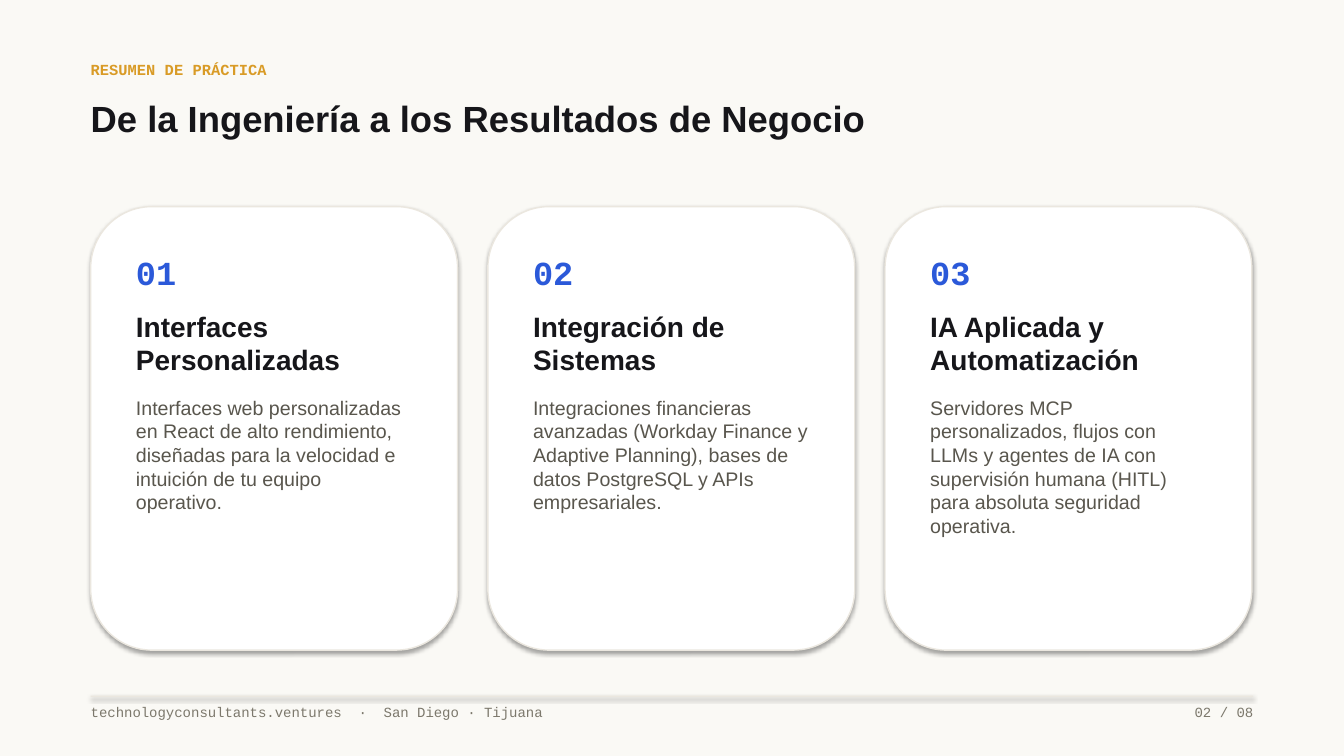
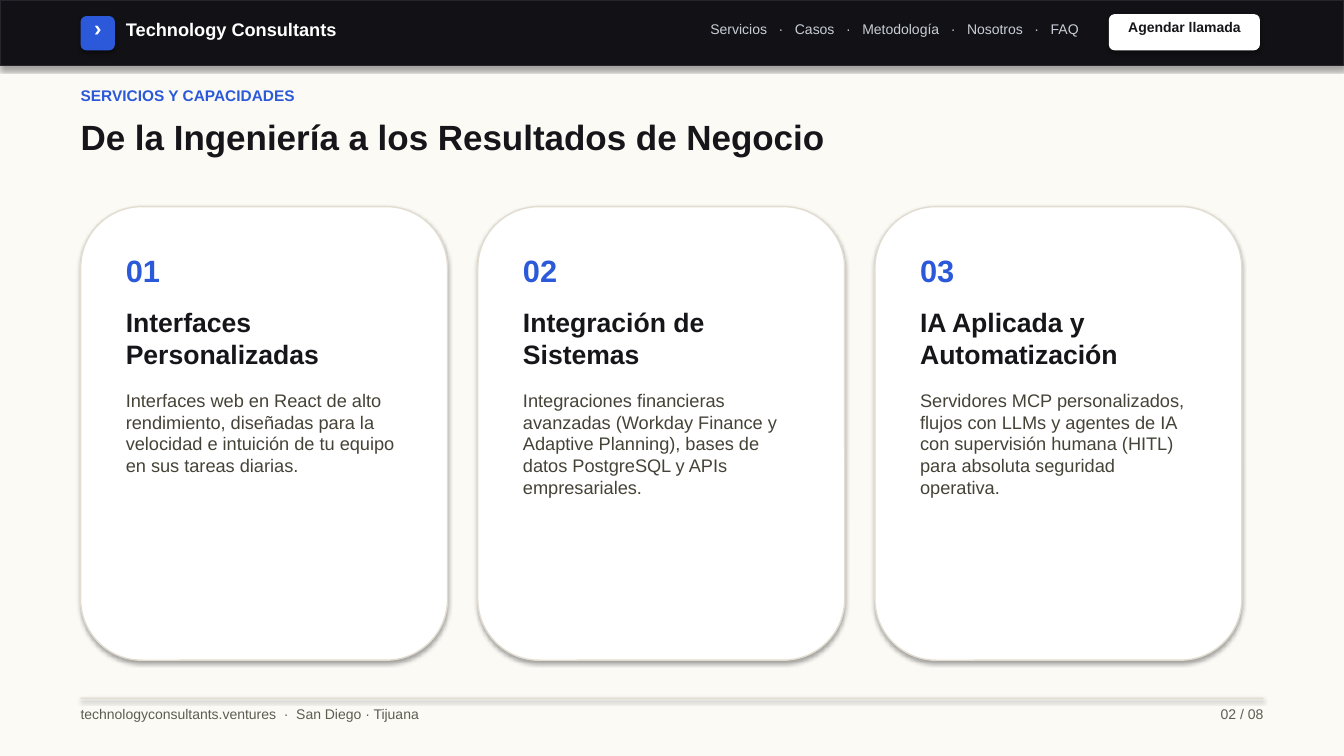
Before and after one commit to rguido198/TechnologyConsultantsVentures, a slide deck: slide 2 of Technology_Consultants_A_Quien_Enviarme_MX.pptx. Drawn at 1344x756 pixels with LibreOffice and Linux fonts; fonts in the diff are those of the drawing. Boxes give left, top, right and bottom in pixels: in the first picture for what was removed or moved away, otherwise in the second. Text is boxed around its words. In the diff, an @@ line names an element or a change of style, - is before the commit and + after.

Commit message:
Update design.md and rebuild PowerPoint decks with Helvetica Neue system sans typography, web navigation mockup, and clean modern software brand styling

```diff
--- a/Technology_Consultants_A_Quien_Enviarme_MX.pptx
+++ b/Technology_Consultants_A_Quien_Enviarme_MX.pptx
@@ background #FAF9F5 to #FBFAF5 @@
@@ rectangle added at bbox=[0, 0, 1344, 66], fill #121216, outline #26262C 1 pt @@
@@ rounded rectangle added at bbox=[81, 16, 115, 50], fill #2B59D9 @@
@@ text added at bbox=[81, 14, 115, 48], 16 pt, text #FFFFFF, bold @@
+›
@@ text added at bbox=[126, 22, 337, 40], 13 pt, text #FFFFFF, bold @@
+Technology Consultants
@@ text added at bbox=[710, 23, 1079, 37], 10 pt, text #C8CDD7 @@
+Servicios · Casos · Metodología · Nosotros · FAQ
@@ rounded rectangle added at bbox=[1109, 14, 1260, 50], fill #FFFFFF @@
@@ text added at bbox=[1128, 22, 1241, 35], 10 pt, text #16161A, bold @@
+Agendar llamada
@@ text removed at bbox=[91, 64, 267, 75] @@
-RESUMEN DE PRÁCTICA
@@ text "De la Ingeniería a los ...": place and size @@
-text "De la Ingeniería a los ..." at bbox=[91, 105, 864, 139]
+text "De la Ingeniería a los ..." at bbox=[81, 124, 824, 157]
@@ text "De la Ingeniería a los ..." at bbox=[81, 124, 824, 157]: size 26 to 25 pt @@
@@ text added at bbox=[81, 90, 295, 101], 11 pt, text #2B59D9, bold @@
+SERVICIOS Y CAPACIDADES
@@ outline #EBE7DF 1 pt to #E2DDD0 1 pt in 3 elements at bbox=[478, 207, 845, 660], bbox=[875, 207, 1242, 660], bbox=[81, 207, 448, 660] @@
@@ rounded rectangle: place and size @@
-rounded rectangle at bbox=[91, 207, 458, 650]
+rounded rectangle at bbox=[81, 207, 448, 660]
@@ rounded rectangle: place and size @@
-rounded rectangle at bbox=[488, 207, 855, 650]
+rounded rectangle at bbox=[478, 207, 845, 660]
@@ rounded rectangle: place and size @@
-rounded rectangle at bbox=[885, 207, 1252, 650]
+rounded rectangle at bbox=[875, 207, 1242, 660]
@@ text "01": place and size @@
-text "01" at bbox=[136, 262, 401, 513]
+text "01" at bbox=[126, 260, 395, 472]
@@ text at bbox=[126, 260, 319, 365]: size 24 to 22 pt, font Courier New to Arial in "01"; size 20 to 19 pt in "Interfaces Personalizadas" @@
@@ text "02": place and size @@
-text "02" at bbox=[533, 262, 808, 513]
+text "02" at bbox=[523, 260, 777, 498]
@@ text "02" at bbox=[523, 260, 777, 498]: size 24 to 22 pt, font Courier New to Arial in "02"; size 20 to 19 pt in "Integración de Sistemas"; size 14 to 13 pt, text colour #59564D to #454337 in "Integraciones financieras avanzadas (Workday Finance y Adapt ..." @@
@@ text "03": place and size @@
-text "03" at bbox=[930, 262, 1167, 537]
+text "03" at bbox=[920, 260, 1184, 498]
@@ text "03" at bbox=[920, 260, 1184, 498]: size 24 to 22 pt, font Courier New to Arial in "03"; size 20 to 19 pt in "IA Aplicada y Automatización"; size 14 to 13 pt, text colour #59564D to #454337 in "Servidores MCP personalizados, flujos con LLMs y ..." @@
@@ text at bbox=[126, 393, 395, 472]: text changed; size 14 to 13 pt; text colour #59564D to #454337 @@
-Interfaces web personalizadas en React de alto rendimiento, diseñadas para la velocidad e intuición de tu equipo operativo.
+Interfaces web en React de alto rendimiento, diseñadas para la velocidad e intuición de tu equipo en sus tareas diarias.
@@ text "technologyconsultants.ventures · San Diego · ...": place and size @@
-text "technologyconsultants.ventures · San Diego · ..." at bbox=[91, 707, 543, 720]
+text "technologyconsultants.ventures · San Diego · ..." at bbox=[81, 709, 419, 722]
@@ text "technologyconsultants.ventures · San Diego · ..." at bbox=[81, 709, 419, 722]: font Courier New to Arial, text colour #7C786C to #5F5C52 @@
@@ rectangle: place and size @@
-rectangle at bbox=[91, 696, 1253, 697]
+rectangle at bbox=[81, 698, 1263, 699]
@@ rectangle at bbox=[81, 698, 1263, 699]: fill #EBE7DF to #E2DDD0 @@
@@ text "02 / 08" at bbox=[1221, 709, 1264, 719]: font Courier New to Arial, text colour #7C786C to #5F5C52 @@
@@ text "02 / 08": place and size @@
-text "02 / 08" at bbox=[1195, 707, 1254, 717]
+text "02 / 08" at bbox=[1221, 709, 1264, 719]
```
Also in this commit, not shown: 7 other slides changed, 2 other files.
